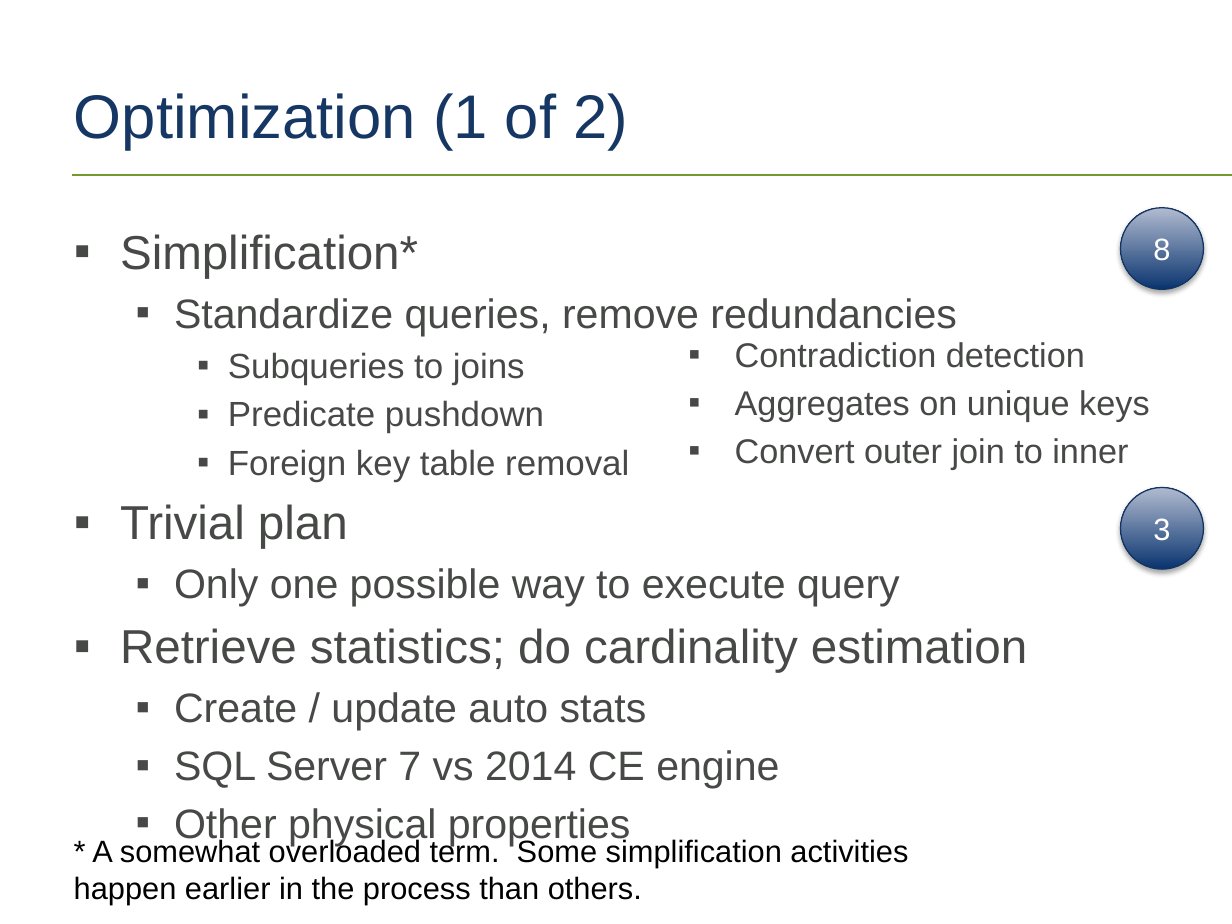
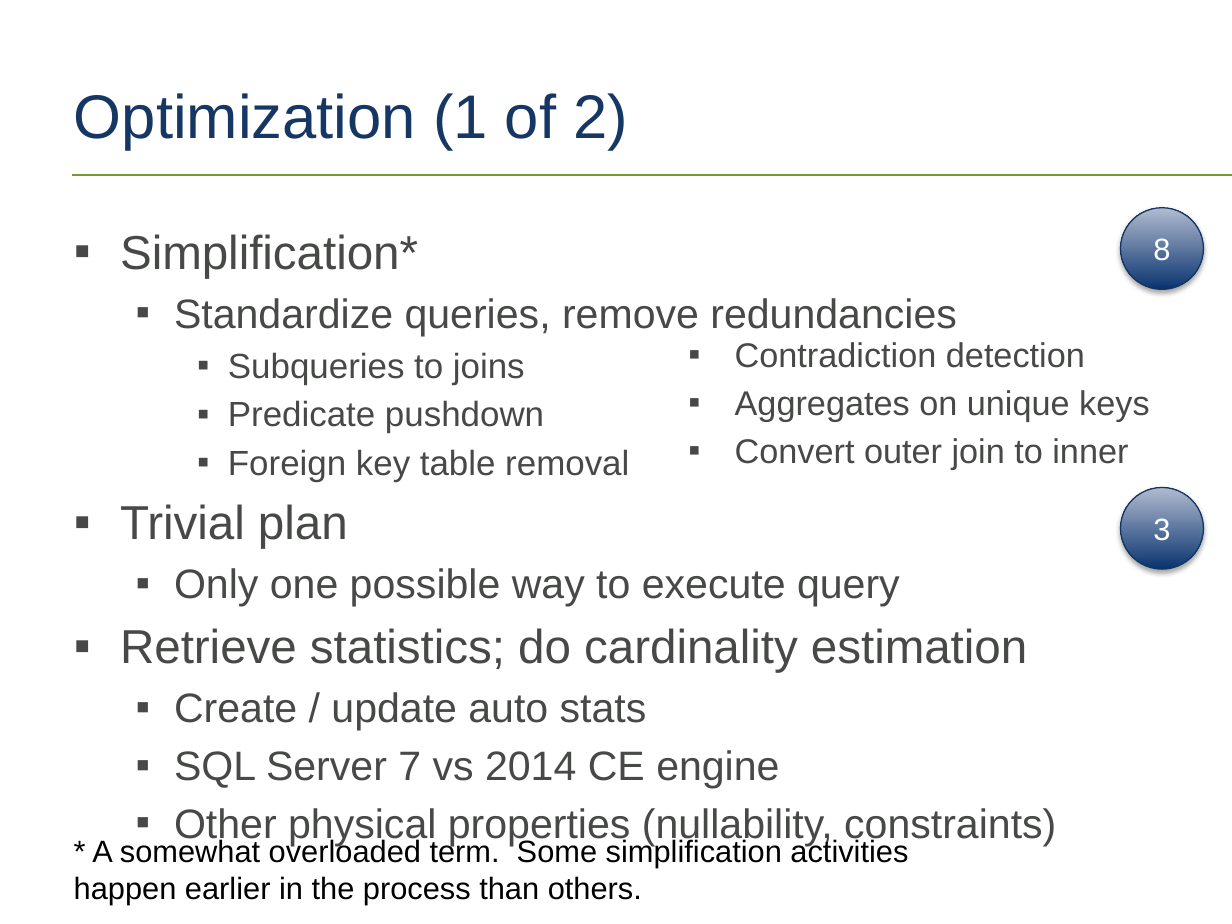
Before and after one commit to tf3604/OptimizerPresentation, a slide deck: slide 34 of Optimizer.pptx. Drawn at 1232x924 pixels with LibreOffice and Linux fonts; fonts in the diff are those of the drawing; background and template pictures are left out. Boxes give left, top, right and bottom in pixels: in the first picture for what was removed or moved away, otherwise in the second. Text is boxed around its words. In the diff, an @@ line names an element or a change of style, - is before the commit and + after.

Commit message:
A bit of detail on physical property derivation.

```diff
--- a/Optimizer.pptx
+++ b/Optimizer.pptx
@@ text at [174, 808, 1056, 846]: text changed @@
-  ▪ Other physical properties
+  ▪ Other physical properties (nullability, constraints)
```
